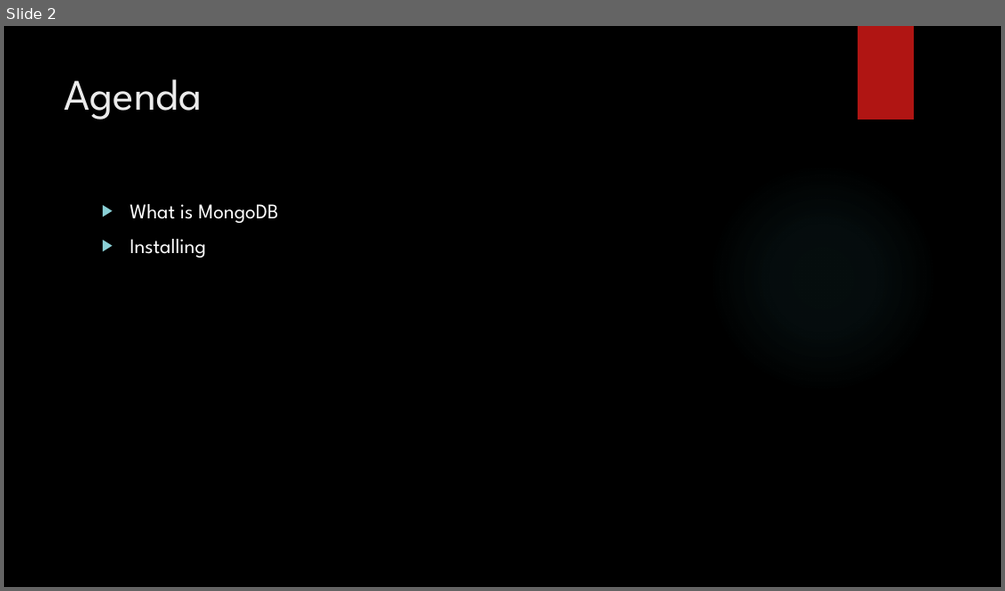
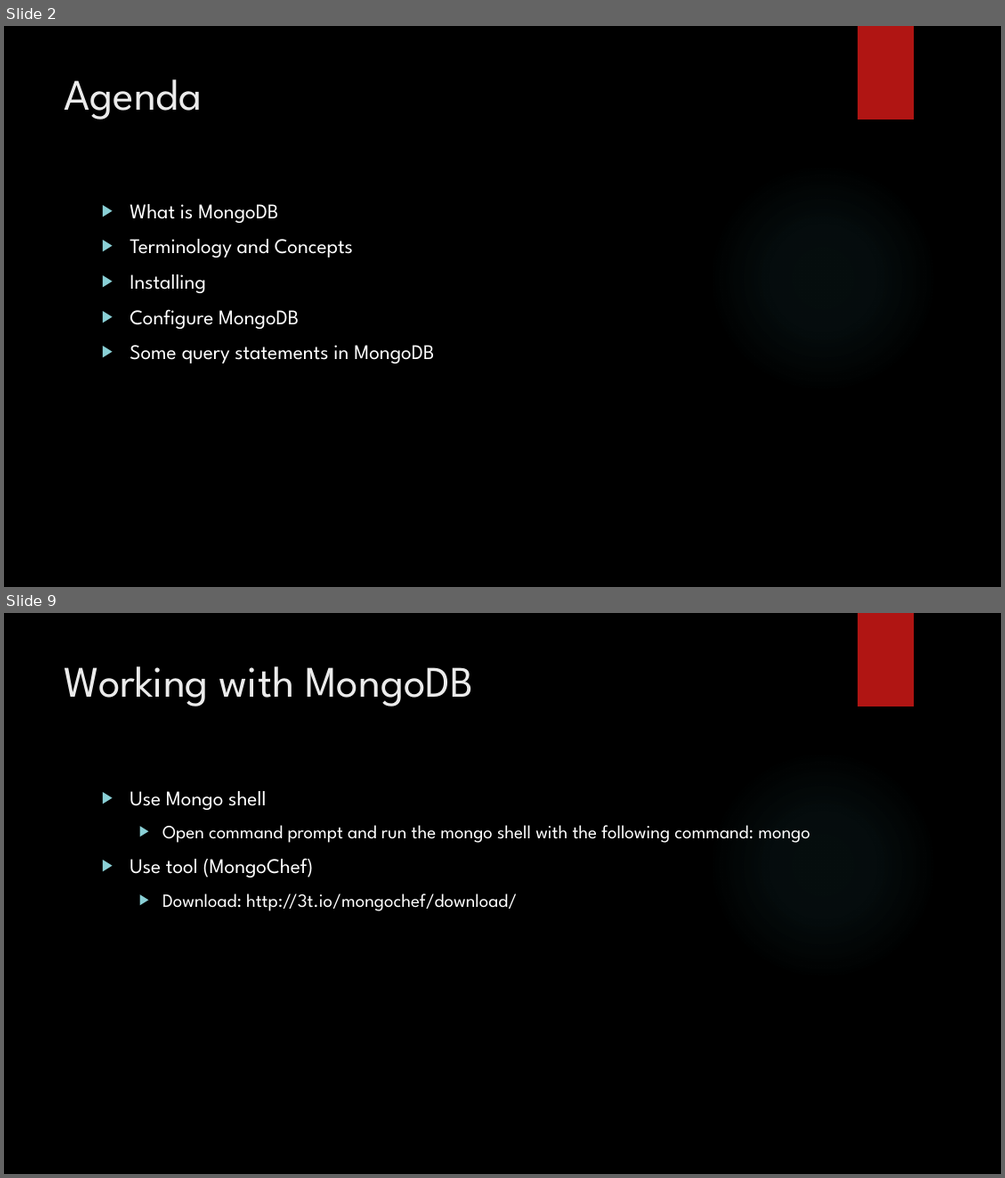
Before and after one commit to vansang1706/qt-project, a slide deck: MongoDB.pptx. Shown one above the other, each under a label of ours: slide 2 before the commit, slides 2 and 9 after it; the slides between them are not shown. The pictures are 1005x591 and 1005x1178 pixels, drawn with LibreOffice and Linux fonts; fonts in the diff are those of the drawing; background and template pictures are left out. Boxes give left, top, right and bottom in pixels: in the first picture for what was removed or moved away, otherwise in the second. Text is boxed around its words. In the diff, an @@ line names an element or a change of style, - is before the commit and + after.

```diff
--- a/MongoDB.pptx
+++ b/MongoDB.pptx
@@ slide 9 added at [4, 613, 1001, 1174], background picture (left out); not listed: 2 template elements that a slide beside it also shows @@
@@ title added at [65, 666, 473, 706], 42 pt, text #EBEBEB @@
+Working with MongoDB
@@ text added at [129, 791, 809, 911], 18 pt, text #FFFFFF @@
+▶ Use Mongo shell
+  ▶ Open command prompt and run the mongo shell with the following command: mongo
+▶ Use tool (MongoChef)
+  ▶ Download: http://3t.io/mongochef/download/
@@ slide 2 changed as well @@
@@ text at [129, 239, 353, 257]: paragraph added @@
+▶ Terminology and Concepts
@@ text at [129, 309, 434, 363]: paragraphs added @@
+▶ Configure MongoDB
+▶ Some query statements in MongoDB
```
Also in this commit, not shown: 1 other slide changed, 10 other slides added, 1 slide removed.
